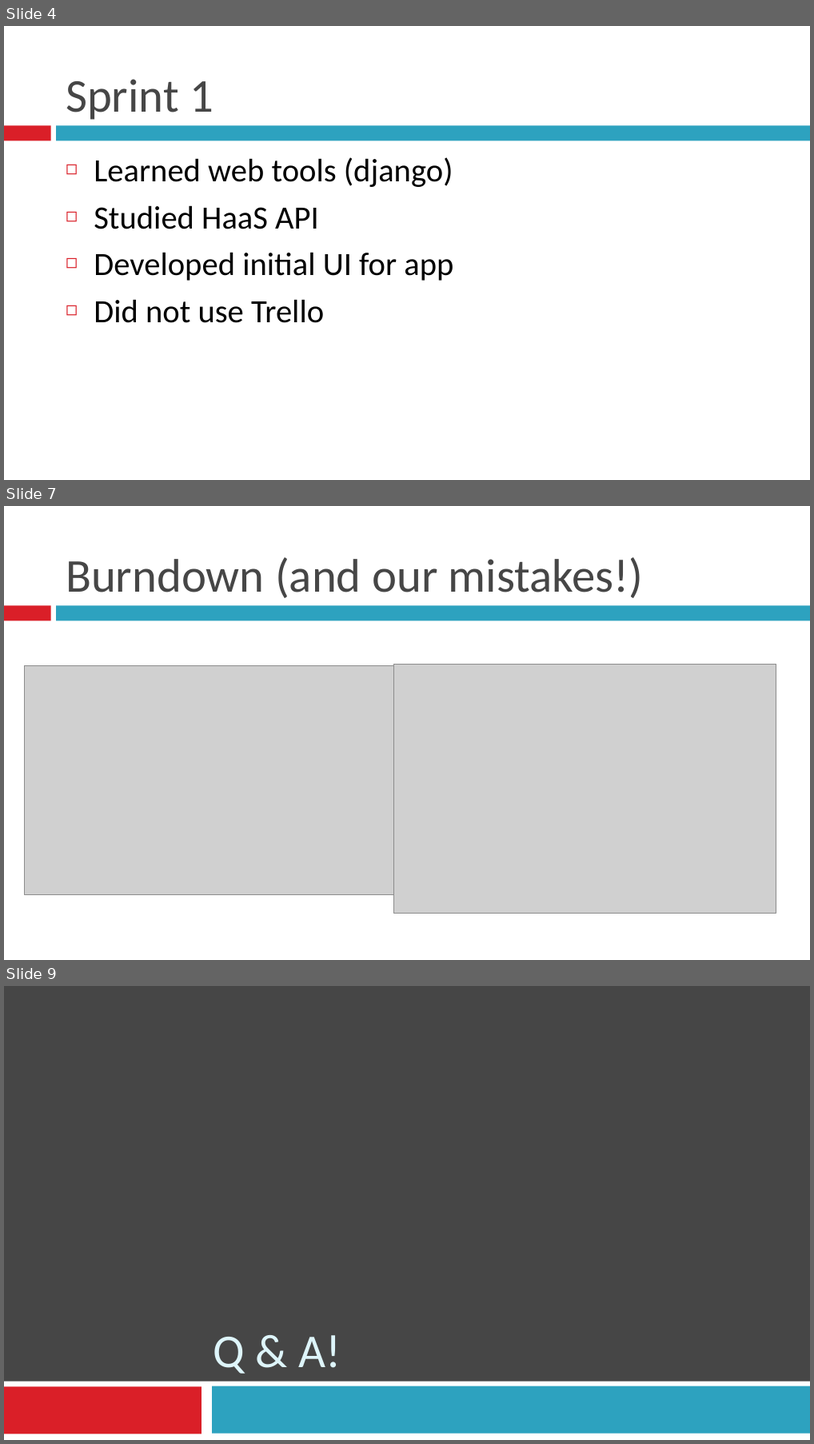
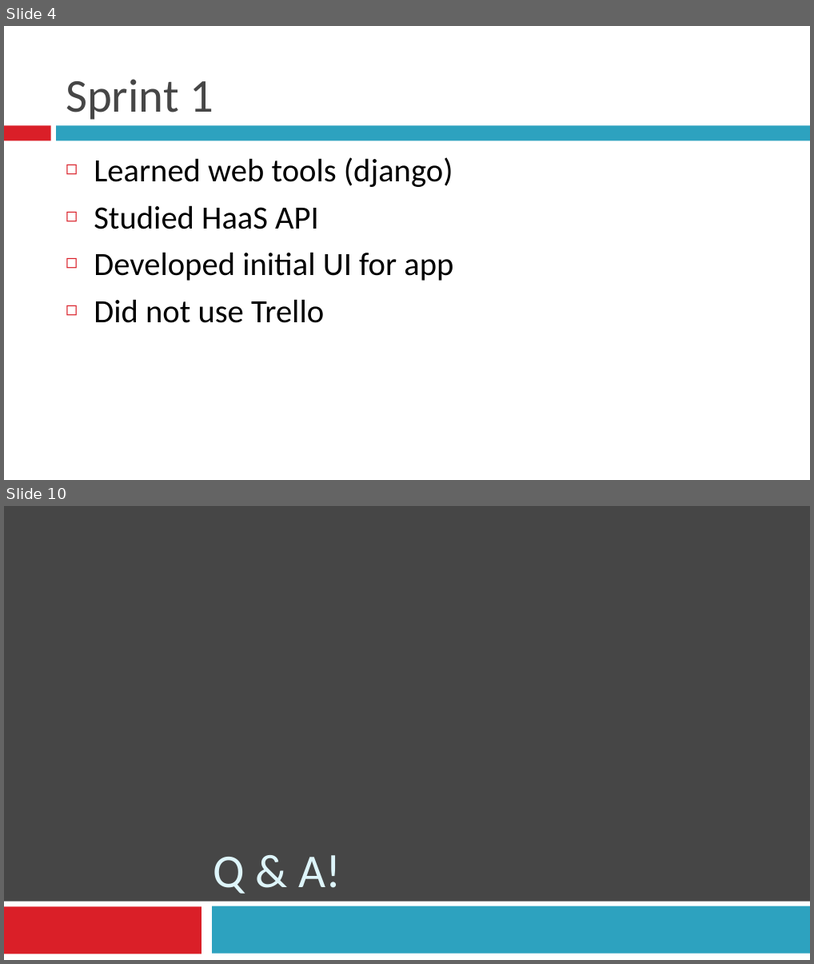
Before and after one commit to BU-EC500-SP15/moc-gui-plugins, a slide deck: MOCUIPlugin-Demo2.pptx. Shown one above the other, each under a label of ours: slides 4, 7 and 9 before the commit, slides 4 and 10 after it; the slides between them are not shown. The pictures are 814x1444 and 814x964 pixels, drawn with LibreOffice and Linux fonts; fonts in the diff are those of the drawing; grey boxes stand for pictures. Boxes give left, top, right and bottom in pixels: in the first picture for what was removed or moved away, otherwise in the second. Text is boxed around its words. In the diff, an @@ line names an element or a change of style, - is before the commit and + after.

```diff
--- a/MOCUIPlugin-Demo2.pptx
+++ b/MOCUIPlugin-Demo2.pptx
@@ slide 7 removed at (x1=4, y1=506, x2=810, y2=960), background #FFFFFF; not listed: 2 template elements that a slide beside it also shows @@
@@ title removed at (x1=66, y1=557, x2=644, y2=598) @@
-Burndown (and our mistakes!)
@@ picture removed at (x1=24, y1=666, x2=414, y2=894) @@
@@ picture removed at (x1=394, y1=664, x2=777, y2=912) @@
@@ what was slide 9 is now slide 10 @@
```
Also in this commit, not shown: 3 slides changed, 3 slides added, 1 other slide removed.
